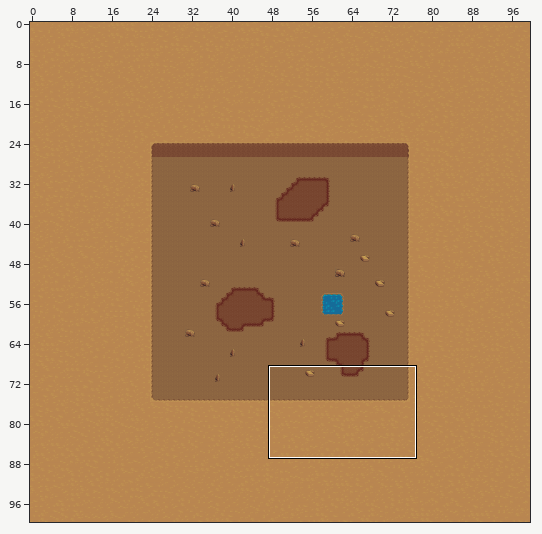
An edit to a level. Tiled map, Assets/sprites/myMaps/map2.tmx. Above, an overview of the earlier version with the close-up marked.
Close-up. Earlier state:
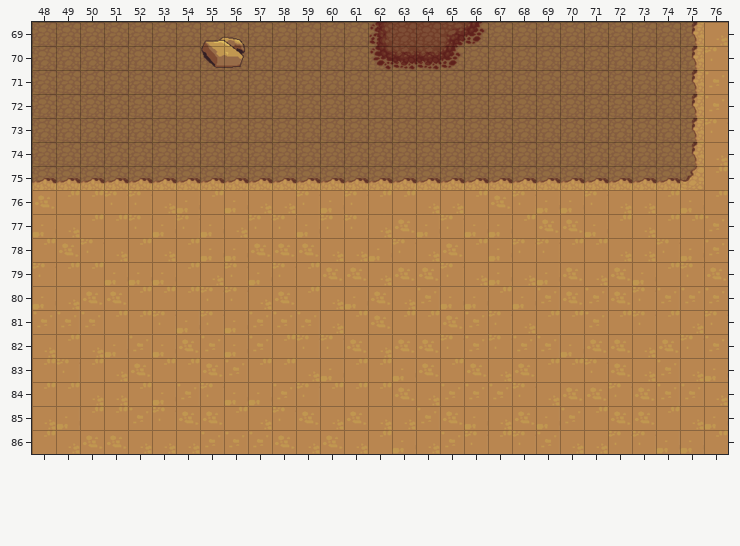
Cells are 64x64 px. Shown: x 48..76, y 69..86. The commit also changed other parts of the map, which this record leaves out.
New version:
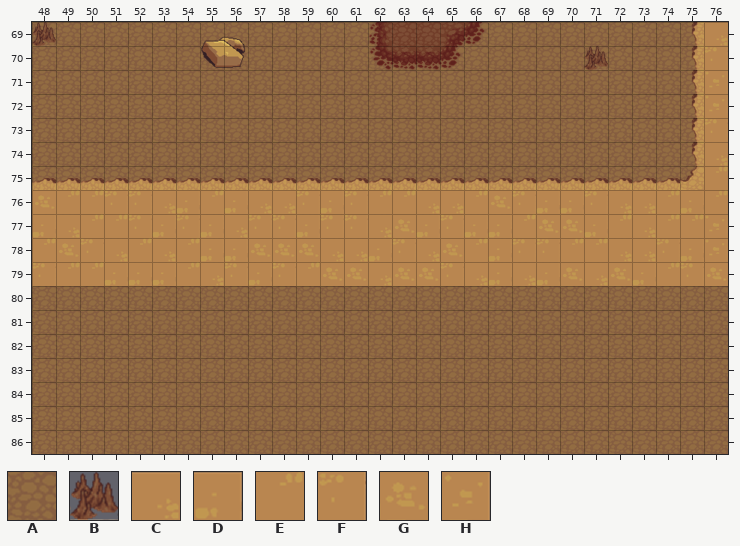
Key: from "terrain": A 100, B 182, C 507, D 508, E 539, F 540, G 571, H 572.
_ is an empty cell.
Objects are placed by their top-left corner, in cells (3,4 is the top-left corner of cell 3,4); size is 1x1 cell unless given.
Change:
Layer "Outer":
Tile C becomes tile A in row 80 at x 49, 57, 60 and 63; in row 81 at x 60, 68 and 75; in row 82 at x 48, 50, 62 and 73; in row 83 at x 51, 59, 67, 73 and 75; in row 84 at x 50 to 51, 64, 69 and 76; in row 85 at x 48, 57, 60, 62 to 63, 67 and 75.
Tile C becomes tile A in row 86 at x 49, 52 to 54, 59, 61, 64 and 70 to 71.
Tile D becomes tile A in row 80 at x 48, 61, 65 to 66 and 68; in row 81 at x 54 and 56; in row 82 at x 51, 53, 56 and 70; in row 83 at x 60, 63 and 76; in row 84 at x 53 and 56 to 57; in row 85 at x 49, 66, 69 and 76.
Tile D becomes tile A in row 86 at x 63 and 74 to 75.
Tile E becomes tile A in row 80 at x 52 to 54, 59 and 67; in row 81 at x 51 to 52, 61, 63 to 64, 69 to 70, 72 and 74; in row 82 at x 49 and 58; in row 83 at x 48, 50, 53 to 54, 57 to 58, 61 to 62, 65 and 69 to 70; in row 84 at x 48 to 49, 52 and 60 to 62; in row 85 at x 50 to 51, 56, 71 and 74.
Tile E becomes tile A in row 86 at x 48, 62, 67 and 76.
Tile F becomes tile A in row 80 at x 55 to 56 and 73; in row 81 at x 53, 55, 67, 73 and 76; in row 82 at x 59 to 60, 65, 67 and 75; in row 83 at x 49 and 71; in row 84 at x 55, 59, 68 and 72; in row 85 at x 53 and 58.
Tile F becomes tile A in row 86 at x 66, 68 and 72 to 73.
Tile G becomes tile A in row 80 at x 50 to 51, 58, 62, 70 and 72; in row 81 at x 62 and 65; in row 82 at x 54, 61, 63 to 64, 71 to 72 and 74; in row 83 at x 52, 55, 64, 66, 68 and 72; in row 84 at x 63, 70 to 71 and 73; in row 85 at x 54 to 55, 59, 61, 65, 68 and 72 to 73.
Tile G becomes tile A in row 86 at x 50 to 51, 58 and 60.
Tile H becomes tile A in row 80 at x 64, 69, 71 and 74 to 76; in row 81 at x 48 to 50, 57 to 59, 66 and 71; in row 82 at x 52, 55, 57, 66, 68 to 69 and 76; in row 83 at x 56 and 74; in row 84 at x 54, 58, 65 to 67 and 74 to 75; in row 85 at x 52, 64 and 70.
Tile H becomes tile A in row 86 at x 55 to 57, 65 and 69.
Layer "Damage" (added):
A new object: B at 48,69.
A new object: B at 71,70.
Boxes around the changes in both close-ups, in picture pixels (x1, y1, x2, y2):
added: (32, 22, 56, 46)
added: (584, 46, 608, 70)
changed: (32, 286, 728, 454)
